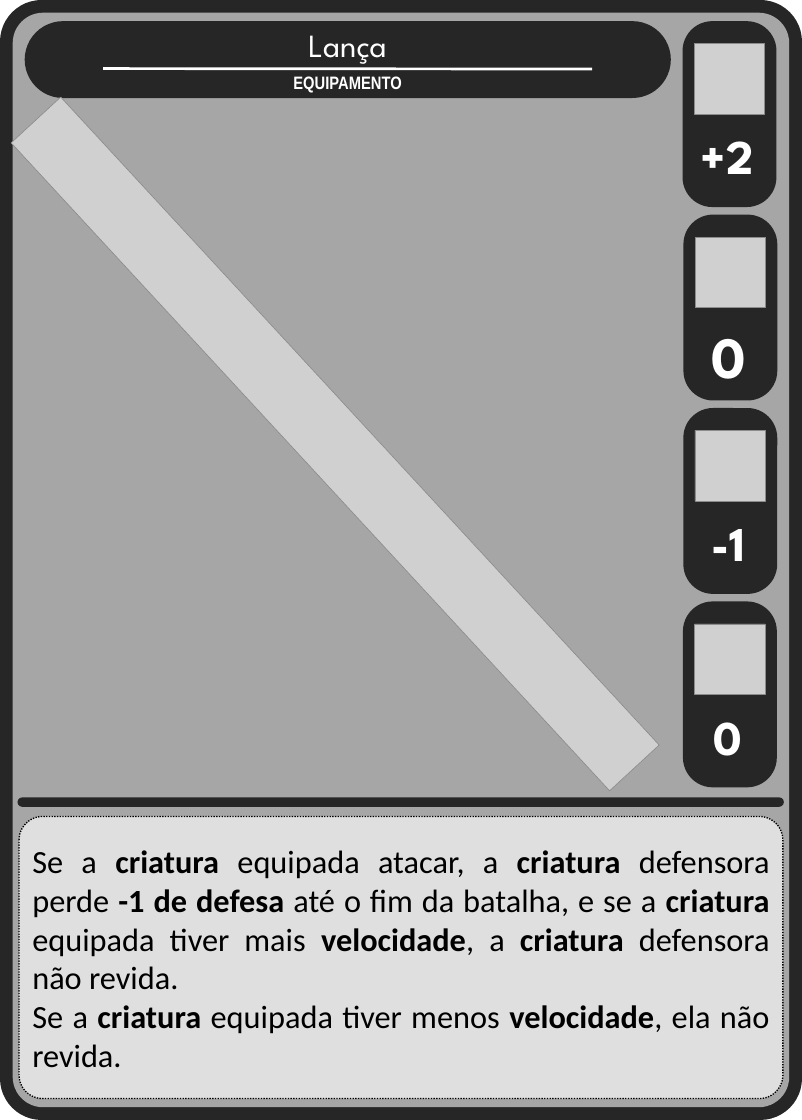
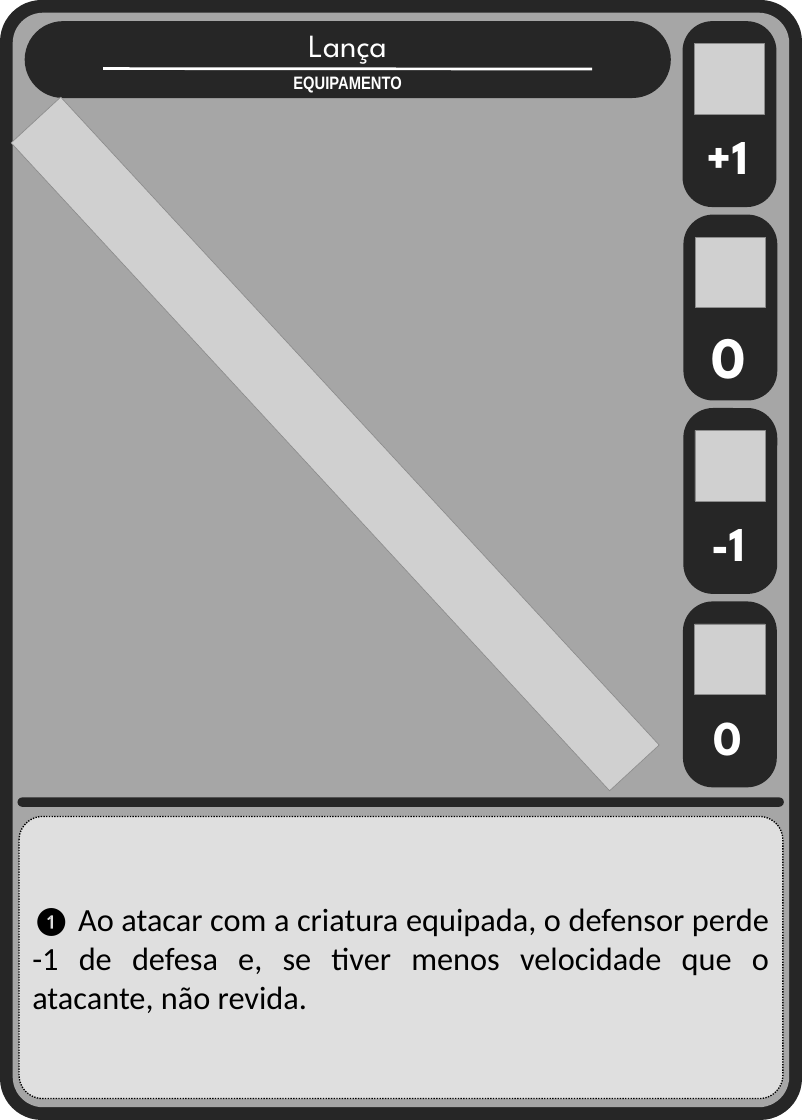
Before and after one commit to Aleyxom/Minimalist-Card-Game, a slide deck: slide 5 of slides tipos cartas/equipamentos.pptx. Drawn at 802x1120 pixels with LibreOffice and Linux fonts; fonts in the diff are those of the drawing; grey boxes stand for pictures. Boxes give left, top, right and bottom in pixels: in the first picture for what was removed or moved away, otherwise in the second. Text is boxed around its words. In the diff, an @@ line names an element or a change of style, - is before the commit and + after.

Commit message:
criando mais alguns equips e tabela de cartas

```diff
--- a/slides tipos cartas/equipamentos.pptx
+++ b/slides tipos cartas/equipamentos.pptx
@@ text at [707, 142, 749, 174]: text changed @@
-+2
++1
@@ text in rounded rectangle at [32, 907, 769, 1013]: text changed @@
-Se a criatura equipada atacar, a criatura defensora perde -1 de defesa até o fim da batalha, e se a criatura equipada tiver mais velocidade, a criatura defensora não revida.
-Se a criatura equipada tiver menos velocidade, ela não revida.
+❶ Ao atacar com a criatura equipada, o defensor perde -1 de defesa e, se tiver menos velocidade que o atacante, não revida.
```
Also in this commit, not shown: 6 other slides changed, 1 slide added, 7 other files.
